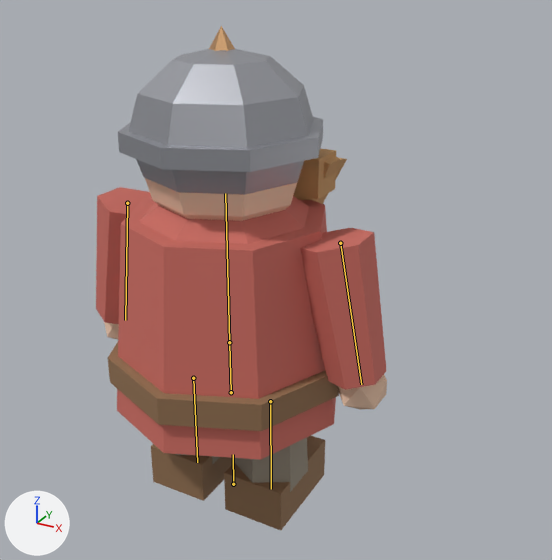
One commit to the Blender file blender/dwarf.blend: the scene before it, then after it.
Camera for both pictures: a camera (50 mm lens) standing at (0.945, -1.472, 1.392) and looking at (0.092, 0.08, 0.616). The lights are fixed; the arrows at lower left show +X, +Y and +Z. The first picture is the older version. The bones that bend it are drawn over the model as lines.

In view in the first picture: 'DwarfBody', 'DwarfHead'.
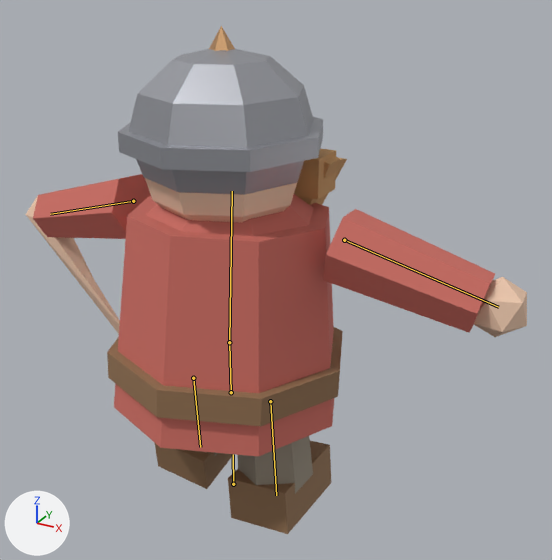
The newer file adds an action. The first version stands in its rest pose; the second is drawn at frame 0 of the action 'float'.

What differs and where, as boxes (x1, y1, x2, y2) in the pictures (552 x 560 px):
'DwarfBody', posed (72% wider)
    before: (96, 187, 387, 530)
    after: (26, 174, 527, 534)
bone 'torso', root to tip
    before: (229, 342) to (225, 193)
    after: (229, 342) to (232, 191)
bone 'arm_L', root to tip
    before: (127, 203) to (125, 320)
    after: (133, 201) to (50, 214)
bone 'arm_R', root to tip
    before: (340, 243) to (361, 384)
    after: (344, 240) to (498, 307)
bone 'leg_L', root to tip
    before: (193, 378) to (197, 462)
    after: (193, 378) to (200, 447)
bone 'leg_R', root to tip
    before: (270, 401) to (271, 489)
    after: (270, 401) to (276, 495)

Diff of the bpy script that builds the scene:
```diff
--- a/blender/dwarf.blend.py
+++ b/blender/dwarf.blend.py
@@ bone_torso @@
 bone_torso = bpy.data.objects['DwarfRig'].pose.bones['torso']  # child of 'hips'
-bone_torso.rotation_quaternion = (1.0, 0.0, 0.0, 0.0)  # degrees (0, 0, 0)
+bone_torso.rotation_quaternion = (0.999, -0.035, 0.0, 0.0)  # degrees (-4, 0, 0)
@@ bone_arm_l @@
 bone_arm_l = bpy.data.objects['DwarfRig'].pose.bones['arm_L']  # child of 'torso'
-bone_arm_l.rotation_quaternion = (1.0, 0.0, 0.0, 0.0)  # degrees (0, 0, 0)
+bone_arm_l.rotation_quaternion = (0.845, 0.111, 0.068, 0.518)  # degrees (15, 0, 63)
@@ bone_arm_r @@
 bone_arm_r = bpy.data.objects['DwarfRig'].pose.bones['arm_R']  # child of 'torso'
-bone_arm_r.rotation_quaternion = (1.0, 0.0, 0.0, 0.0)  # degrees (0, 0, 0)
+bone_arm_r.rotation_quaternion = (0.845, 0.111, -0.068, -0.518)  # degrees (15, 0, -63)
@@ bone_leg_l @@
 bone_leg_l = bpy.data.objects['DwarfRig'].pose.bones['leg_L']  # child of 'hips'
-bone_leg_l.rotation_quaternion = (1.0, 0.0, 0.0, 0.0)  # degrees (0, 0, 0)
+bone_leg_l.rotation_quaternion = (0.993, 0.104, 0.005, 0.052)  # degrees (12, 0, 6)
@@ bone_leg_r @@
 bone_leg_r = bpy.data.objects['DwarfRig'].pose.bones['leg_R']  # child of 'hips'
-bone_leg_r.rotation_quaternion = (1.0, 0.0, 0.0, 0.0)  # degrees (0, 0, 0)
+bone_leg_r.rotation_quaternion = (0.998, -0.035, 0.002, -0.052)  # degrees (-4, 0, -6)
```
